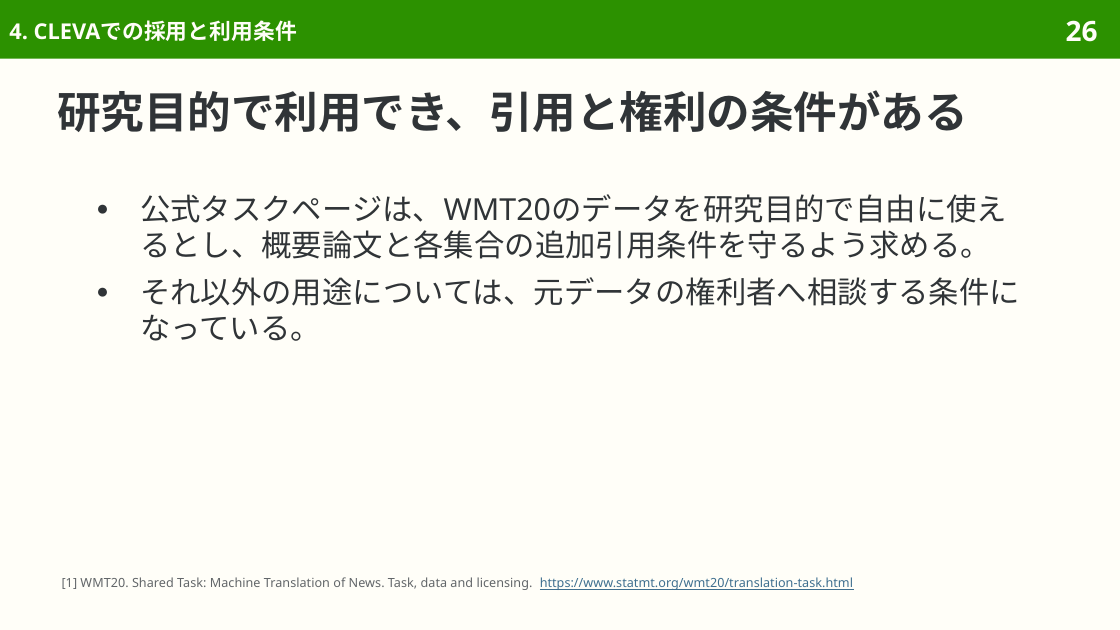
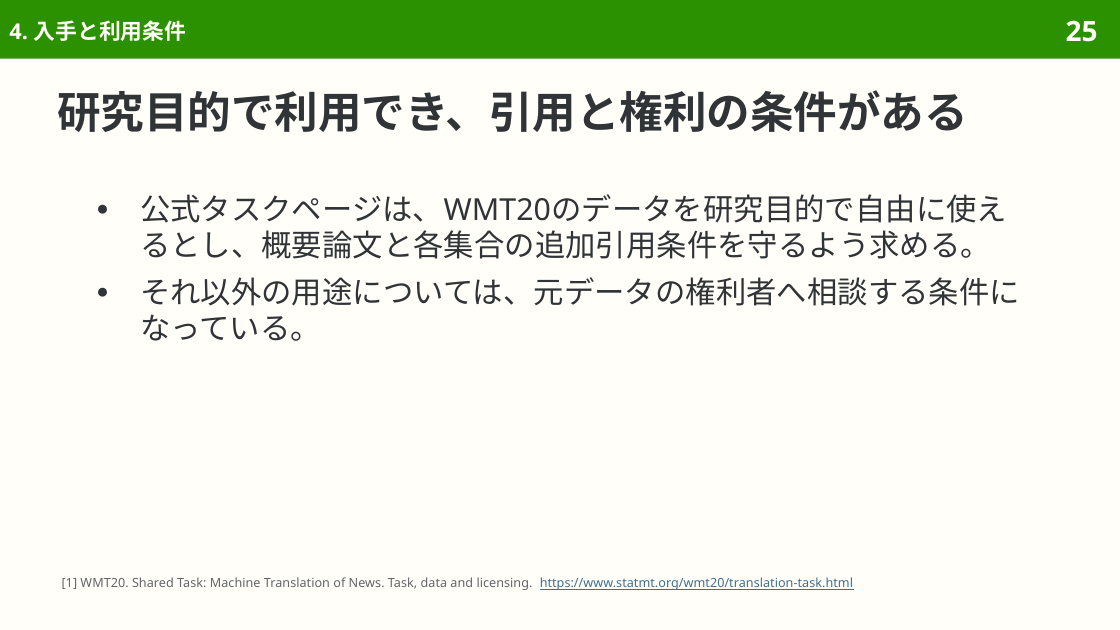
Before and after one commit to sasakiy84/datasets-in-10-minutes, a slide deck: slide 25 of slides/datasets-in-10-minutes-wmt2020-enzh.pptx (slide 26 before the commit). Drawn at 1120x630 pixels with LibreOffice and Linux fonts; fonts in the diff are those of the drawing. Boxes give left, top, right and bottom in pixels: in the first picture for what was removed or moved away, otherwise in the second. Text is boxed around its words. In the diff, an @@ line names an element or a change of style, - is before the commit and + after.

```diff
--- a/slides/datasets-in-10-minutes-wmt2020-enzh.pptx
+++ b/slides/datasets-in-10-minutes-wmt2020-enzh.pptx
@@ title at box(9, 20, 187, 41): text changed @@
-4. CLEVAでの採用と利用条件
+4. 入手と利用条件
@@ page number at box(1066, 20, 1098, 42): text changed @@
-26
+25
```
Also in this commit, not shown: 4 other slides changed, 2 slides removed, 46 other files.
